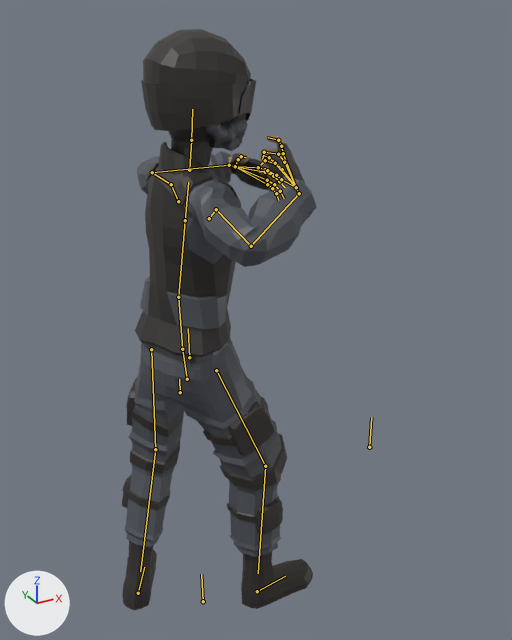
The glTF model 3D作品/Asset/Models/Characters/Player/Player_Main/Player_Main.gltf as it was, and as the next commit left it.
Both versions are drawn from a 50 mm lens placed at (-0.655, -1.698, 1.857), pointed at (0.274, -0.009, 1.012). Every picture has the same lights, and +X, +Y and +Z are marked at lower left. Both versions are drawn at frame 10 of the action 'Restraint'; the numbers are the values there. The bones that bend it are drawn over the model as lines.

In view in the first picture: 'Swat_Body', 'Swat_Feet', 'Swat_Head', 'Swat_Legs'.
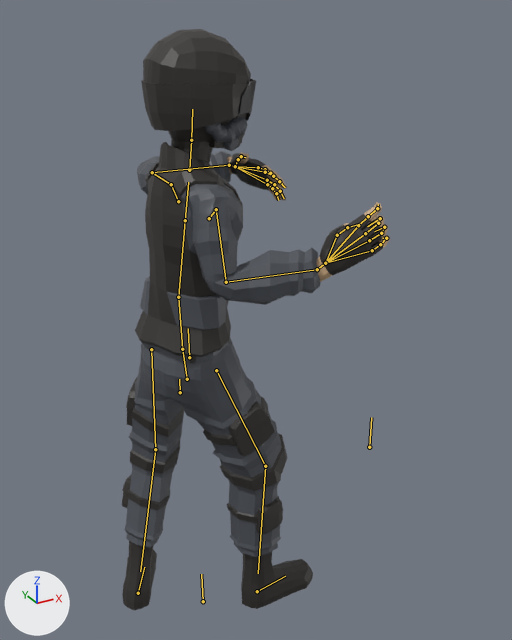
What differs and where, as boxes [x1, y1, x2, y2] in the pictures (512 x 640 px):
```json
{"object": "Swat_Body", "change": "posed", "before": [135, 136, 316, 357], "after": [135, 142, 390, 357], "on screen": "41% wider"}
{"bone": "UpperArm.R", "before": "(216, 209) to (251, 246)", "after": "(216, 209) to (226, 282)"}
{"bone": "LowerArm.R", "before": "(251, 246) to (299, 193)", "after": "(226, 282) to (317, 269)"}
{"bone": "Wrist.R", "before": "(299, 193) to (296, 187)", "after": "(317, 269) to (325, 263)"}
```

Edits to the scene script, one JSON object a line:
```json
{"block": "bone_upperarm_r", "where": "bone_upperarm_r = bpy.data.objects['CharacterArmature'].pose.bones['UpperArm.R']  # child of 'Shoulder.R'"}
{"op": "set", "path": "bone_upperarm_r.rotation_quaternion", "old": "(0.762, -0.106, 0.635, -0.067)", "new": "(0.604, -0.474, 0.5, -0.4)", "note": "degrees (-55, 73, -52) -> degrees (-87, 13, -79)"}
{"block": "bone_lowerarm_r", "where": "bone_lowerarm_r = bpy.data.objects['CharacterArmature'].pose.bones['LowerArm.R']  # child of 'UpperArm.R'"}
{"op": "set", "path": "bone_lowerarm_r.rotation_quaternion", "old": "(0.491, -0.849, 0.174, 0.093)", "new": "(0.734, -0.574, -0.041, 0.362)", "note": "degrees (-122, 19, -13) -> degrees (-69, 21, 38)"}
{"block": "bone_wrist_r", "where": "bone_wrist_r = bpy.data.objects['CharacterArmature'].pose.bones['Wrist.R']  # child of 'LowerArm.R'"}
{"op": "set", "path": "bone_wrist_r.rotation_quaternion", "old": "(0.916, -0.393, 0.073, 0.02)", "new": "(0.857, 0.02, -0.376, 0.351)", "note": "degrees (-47, 9, -1) -> degrees (-18, -41, 51)"}
```
